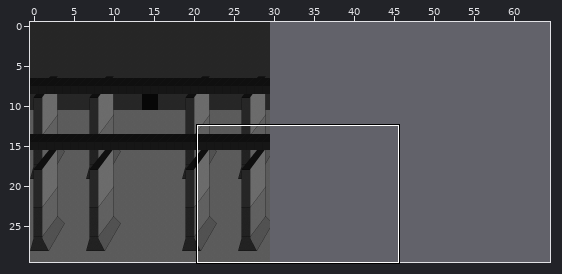
Two versions of a level (Tiled map (JSON), assets/maps/largechamber.tmj). Above, an overview of the earlier version with the close-up marked.
Close-up. Before the commit:
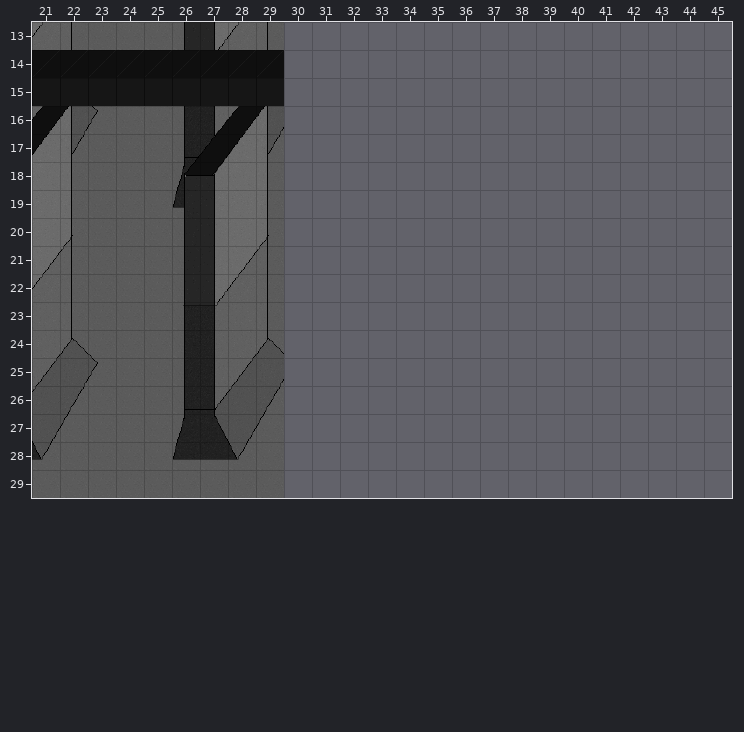
Cells are 32x32 px. Shown: x 21..45, y 13..29. The commit also changed other parts of the map, which this record leaves out. The old version is drawn lined up with the new one.
After the commit:
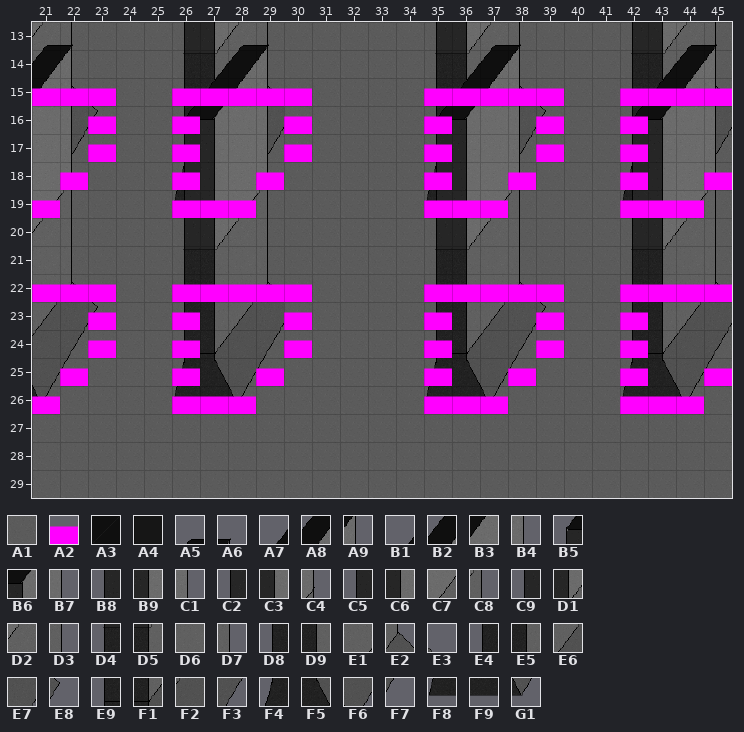
Key: from "largechamber": A1 0, A2 3, A3 4, A4 20, A5 34, A6 35, A7 49, A8 50, A9 51, B1 64, B2 65, B3 66, B4 67, B5 80, B6 81, B7 83, B8 96, B9 97, C1 99, C2 112, C3 113, C4 115, C5 128, C6 129, C7 130, C8 131, C9 144, D1 145, D2 146, D3 147, D4 160, D5 161, D6 162, D7 163, D8 176, D9 177, E1 178, E2 179, E3 180, E4 192, E5 193, E6 194, E7 195, E8 196, E9 208, F1 209, F2 210, F3 211, F4 224, F5 225, F6 226, F7 227, F8 240, F9 241, G1 242.
__ is an empty cell.
Edits made:
map size 30x30 -> 65x30 cells
layer "front" offset 0,64 -> 0,0 px
Layer "ground":
y 13..14: x 35 __ -> A1; x 38 __ -> A1; x 42 __ -> A1; x 45 __ -> A1
y 15..17: x 30 __ -> A1; x 35 __ -> A1; x 38..39 __ __ -> A1 A1; x 42 __ -> A1; x 45 __ -> A1
y 18..21: x 35 __ -> A1; x 38 __ -> A1; x 42 __ -> A1; x 45 __ -> A1
y 22..24: x 30 __ -> A1; x 35 __ -> A1; x 38..39 __ __ -> A1 A1; x 42 __ -> A1; x 45 __ -> A1
y 25: x 35 __ -> A1; x 37..38 __ __ -> A1 A1; x 42 __ -> A1; x 44..45 __ __ -> A1 A1
y 26: x 35..37 __ __ __ -> A1 A1 A1; x 42..44 __ __ __ -> A1 A1 A1
Layer "behind":
y 26: x 21 __ -> G1; x 26..28 __ __ __ -> F8 F9 G1; x 35..37 __ __ __ -> F8 F9 G1; x 42..44 __ __ __ -> F8 F9 G1
Layer "Tile Layer 8":
y 13: x 35..38 __ __ __ __ -> C9 D1 D2 D3; x 42..45 __ __ __ __ -> C9 D1 D2 D3
y 14: x 35..38 __ __ __ __ -> D4 D5 D6 D7; x 42..45 __ __ __ __ -> D4 D5 D6 D7
y 15: x 35..36 __ __ -> D8 D9; x 38..39 __ __ -> E2 E3; x 42..43 __ __ -> D8 D9; x 45 __ -> E2
y 16: x 35 __ -> E4; x 38..39 __ __ -> E7 E8; x 42 __ -> E4; x 45 __ -> E7
y 17: x 35 __ -> E9; x 38 __ -> F3; x 42 __ -> E9; x 45 __ -> F3
y 18: x 35 __ -> F4; x 38 __ -> F7; x 42 __ -> F4; x 45 __ -> F7
y 19: x 35 __ -> F8; x 42 __ -> F8
Layer "front":
y 13: x 37..38 __ __ -> A5 A6; x 44..45 __ __ -> A5 A6
y 14: x 36..38 __ __ __ -> A7 A8 A9; x 43..45 __ __ __ -> A7 A8 A9
y 15: x 35..38 __ __ __ __ -> B1 B2 B3 B4; x 42..45 __ __ __ __ -> B1 B2 B3 B4
y 16: x 35..36 __ __ -> B5 B6; x 38 __ -> B7; x 42..43 __ __ -> B5 B6; x 45 __ -> B7
y 17: x 35..36 __ __ -> B8 B9; x 38 __ -> C1; x 42..43 __ __ -> B8 B9; x 45 __ -> C1
y 18: x 35..36 __ __ -> C2 C3; x 38 __ -> C4; x 42..43 __ __ -> C2 C3; x 45 __ -> C4
y 19: x 35..38 __ __ __ __ -> C5 C6 C7 C8; x 42..45 __ __ __ __ -> C5 C6 C7 C8
y 20: x 35..38 __ __ __ __ -> C9 D1 D2 D3; x 42..45 __ __ __ __ -> C9 D1 D2 D3
y 21: x 35..36 __ __ -> D4 D5; x 38 __ -> D7; x 42..43 __ __ -> D4 D5; x 45 __ -> D7
y 22: x 35..39 __ __ __ __ __ -> D8 D9 E1 E2 E3; x 42..45 __ __ __ __ -> D8 D9 E1 E2
y 23: x 35..39 __ __ __ __ __ -> E4 E5 E6 E7 E8; x 42..45 __ __ __ __ -> E4 E5 E6 E7
y 24: x 35..38 __ __ __ __ -> E9 F1 F2 F3; x 42..45 __ __ __ __ -> E9 F1 F2 F3
y 25: x 35..38 __ __ __ __ -> F4 F5 F6 F7; x 42..45 __ __ __ __ -> F4 F5 F6 F7
y 26: x 21 G1 -> __; x 26..28 F8 F9 G1 -> __ __ __
Layer "Tile Layer 10" (now hidden):
y 14: x 21..29 A3 A3 A3 A3 A3 A3 A3 A3 A3 -> __ __ __ __ __ __ __ __ __
y 15: x 21..29 A4 A4 A4 A4 A4 A4 A4 A4 A4 -> __ __ __ __ __ __ __ __ __
Layer "collision":
y 15: x 21..23 __ __ __ -> A2 A2 A2; x 26..30 __ __ __ __ __ -> A2 A2 A2 A2 A2; x 35..39 __ __ __ __ __ -> A2 A2 A2 A2 A2; x 42..45 __ __ __ __ -> A2 A2 A2 A2
y 16..17: x 23 __ -> A2; x 26 __ -> A2; x 30 __ -> A2; x 35 __ -> A2; x 39 __ -> A2; x 42 __ -> A2
y 18: x 22 __ -> A2; x 26 __ -> A2; x 29 __ -> A2; x 35 __ -> A2; x 38 __ -> A2; x 42 __ -> A2; x 45 __ -> A2
y 19: x 21 __ -> A2; x 26..28 __ __ __ -> A2 A2 A2; x 35..37 __ __ __ -> A2 A2 A2; x 42..44 __ __ __ -> A2 A2 A2
y 22: x 21..23 __ __ __ -> A2 A2 A2; x 26..30 __ __ __ __ __ -> A2 A2 A2 A2 A2; x 35..39 __ __ __ __ __ -> A2 A2 A2 A2 A2; x 42..45 __ __ __ __ -> A2 A2 A2 A2
y 23..24: x 23 __ -> A2; x 26 __ -> A2; x 30 __ -> A2; x 35 __ -> A2; x 39 __ -> A2; x 42 __ -> A2
y 25: x 22 __ -> A2; x 26 __ -> A2; x 29 __ -> A2; x 35 __ -> A2; x 38 __ -> A2; x 42 __ -> A2; x 45 __ -> A2
y 26: x 21 __ -> A2; x 26..28 __ __ __ -> A2 A2 A2; x 35..37 __ __ __ -> A2 A2 A2; x 42..44 __ __ __ -> A2 A2 A2
